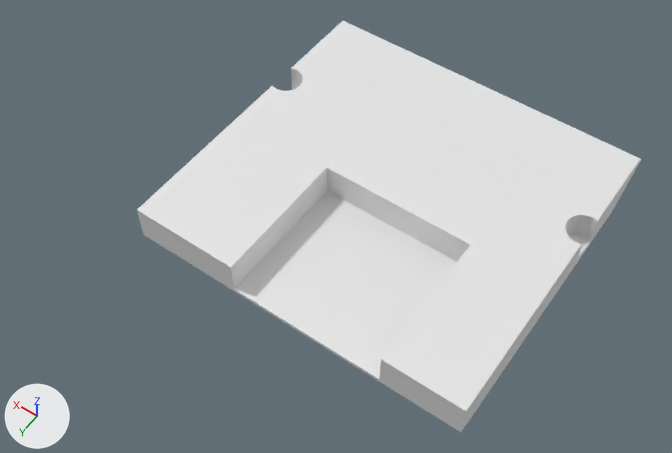
The Blender file extra/3d/keyboard.blend as it was, and as the next commit left it.
One viewpoint serves both versions: a 50 mm lens placed at (45.4, 46.6, 105.4), pointed at (96.4, -24.8, -6.7). The axes (+X, +Y, +Z) are drawn at lower left. The lights are the same throughout. The same objects are shown in both versions, whatever each file hides.

Names of what the first picture shows: 'Base  '.
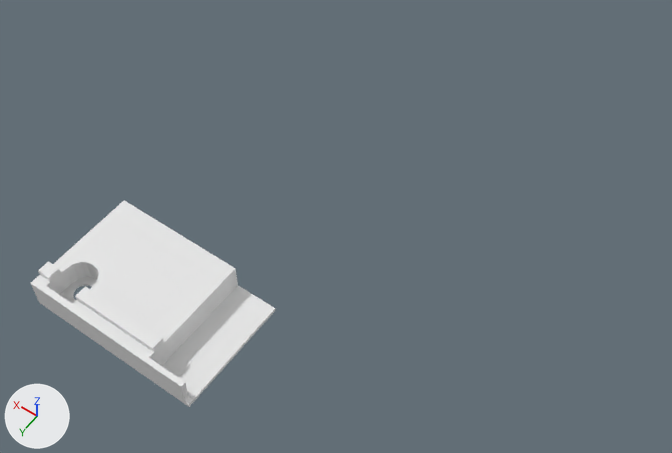
What the commit changed:
Material 'SVGMat.001' (mat_svgmat_001) is new.
Its base color is (0.947, 0.947, 0.947) (white #f9f9f9).
me_plane_015 is used by ob_shell_bigger_interior; location (0.0, 0.0, -9.24).
me_plane_015 had 16 vertices, 14 faces and spanned x -10.0..195.0, y -63.0..11.0, z -3.0..9.0.
me_plane_015 now has 28 vertices, 26 faces and spans x -10.0..195.0, y -63.0..10.0, z -3.0..9.0.
Part 1, on me_plane_015:
4 vertices are removed from x -9.0..194.0, y -62.0..9.0, z 9.0.
5 faces are deleted.
2 vertices move from x -9.0..194.0, y 9.0, z 5.0 to x -9.0..194.0, y 8.0, z 5.0.
10 vertices are added at x -9.0..194.0, y -61.0..8.0, z 4.0..9.0.
6 new vertices lie (199.0, 0.0, 0.0) away from vertices in x -7.0, y -59.0..6.0, z 4.0..9.0.
17 new faces join them.
Mesh me_plane_016 is new.
It has 240 vertices, 170 faces and spans x -86.3..-24.7, y -20.6..34.9, z -10.7..-3.8.
Mesh me_cube_002 is new.
It is a box spanning x -685.0..685.0, y 332.0..1000.0, z -1000.0..1000.0.
Mesh me_rect4_001 is new.
It has 351 vertices, 69 faces and spans x -28.6..31.1, y -3.6..3.4, z 0.0.
It uses material mat_svgmat_001 (white #f9f9f9).
Object 'Base  ' (ob_base) loses its BOOLEAN modifier named 'Supports'.
Object 'Base  ' (ob_base) gains a BOOLEAN modifier named 'Passthroughs'.
On modifier 'Passthroughs' of object 'Base  ' (ob_base), object goes from ob_screw_supports to ob_screw_passthrough.
Object 'Base  ' (ob_base) gains a BOOLEAN modifier named 'Screws'.
Modifier setting: object = ob_base_screws.
Object 'Base  ' (ob_base) has a BOOLEAN modifier named 'Test'.
On modifier 'Test' of object 'Base  ' (ob_base), object goes from ob_test_box to ob_test_box__base.
Object 'Base  ' (ob_base) gains a BOOLEAN modifier named 'Boolean'.
Modifier setting: object = ob_logo.
Object 'Base Screws' (ob_base_screws) is new; it shows me_plane_016.
Its location is (92.5, -26.25, 0.28).
It gains a MIRROR modifier named 'Mirror'.
It is now shown.
Object 'Test Box (Base)' (ob_test_box__base) is new; it shows me_cube_002.
Its location is (110.5, -26.25, -3.524).
Its scale is (0.0213, 0.0521, 0.00925).
It is now shown.
Object 'Logo' (ob_logo) is new; it shows me_rect4_001.
Its location is (93.56, -35.86, -9.802).
Its rotation in degrees is (0, 0, 180).
It gains a SOLIDIFY modifier named 'Solidify'.
Modifier setting: thickness = 0.28.
It is now shown.

Location of each change, [x1, y1, x2, y2] in pixels of the pictures (672 x 453 px):
'Base  ', reshaped, modifiers changed (51% narrower, 50% shorter): before [137, 21, 641, 432]; after [31, 201, 276, 407]
part 1 of me_plane_015, built on: after [31, 201, 236, 386]
